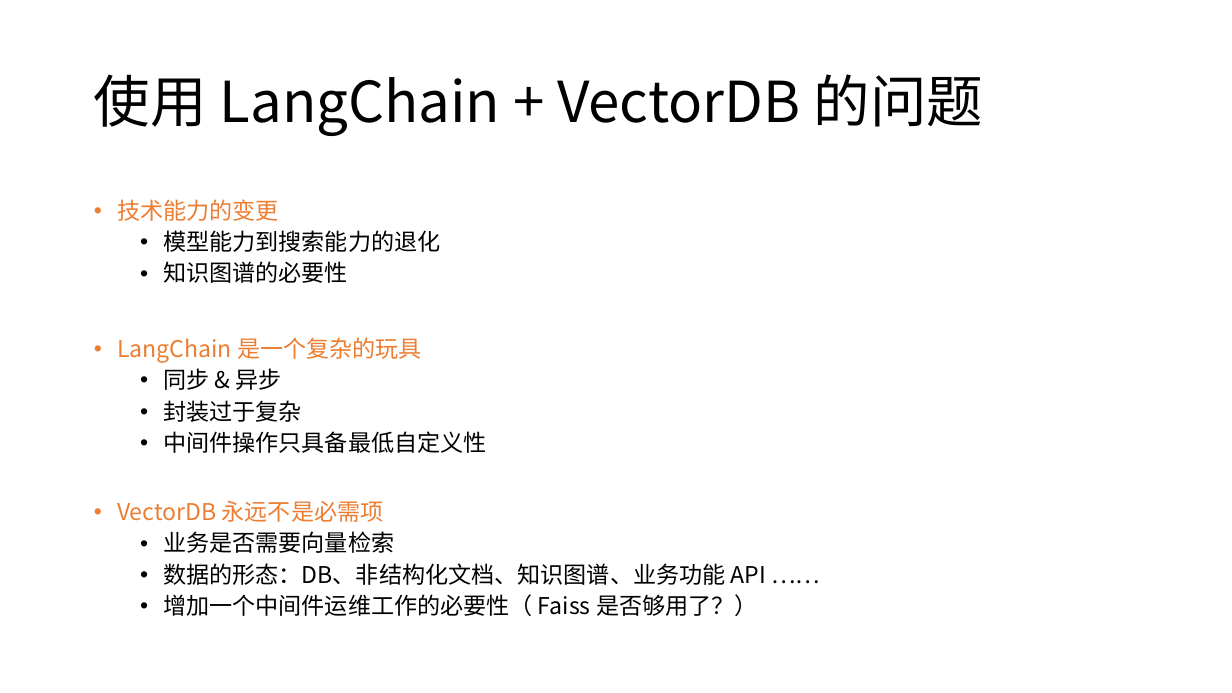
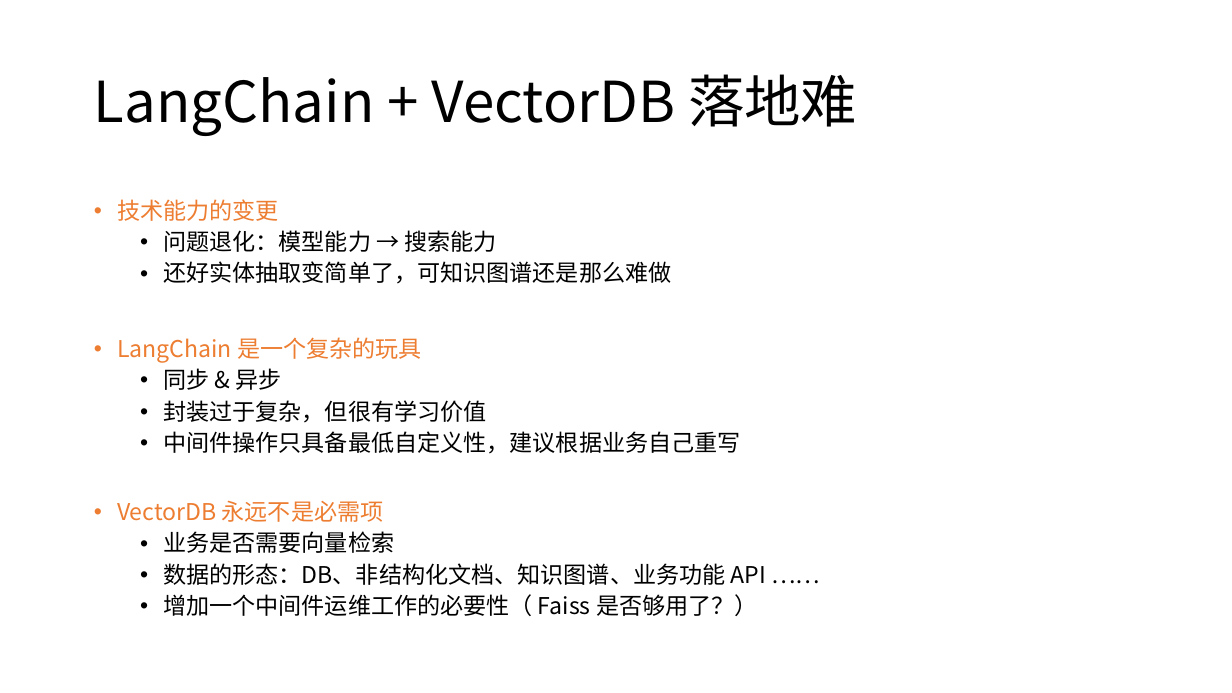
Before and after one commit to SakigamiYang/PyCon, a slide deck: slide 14 of PyCon2023/LLM+RAG企业落地-Ai兔兔.pptx (slide 13 before the commit). Drawn at 1232x693 pixels with LibreOffice and Linux fonts; fonts in the diff are those of the drawing. Boxes give left, top, right and bottom in pixels: in the first picture for what was removed or moved away, otherwise in the second. Text is boxed around its words. In the diff, an @@ line names an element or a change of style, - is before the commit and + after.

```diff
--- a/PyCon2023/LLM+RAG企业落地-Ai兔兔.pptx
+++ b/PyCon2023/LLM+RAG企业落地-Ai兔兔.pptx
@@ title at <box>94,74,857,136</box>: text changed @@
-使用 LangChain + VectorDB 的问题
+LangChain + VectorDB 落地难
@@ text at <box>163,230,671,284</box>: text changed @@
-  • 模型能力到搜索能力的退化
-  • 知识图谱的必要性
+  • 问题退化：模型能力 → 搜索能力
+  • 还好实体抽取变简单了，可知识图谱还是那么难做
@@ text at <box>163,400,740,454</box>: text changed @@
-  • 封装过于复杂
-  • 中间件操作只具备最低自定义性
+  • 封装过于复杂，但很有学习价值
+  • 中间件操作只具备最低自定义性，建议根据业务自己重写
```
Also in this commit, not shown: 15 other slides changed, 2 slides added, 1 slide removed.
